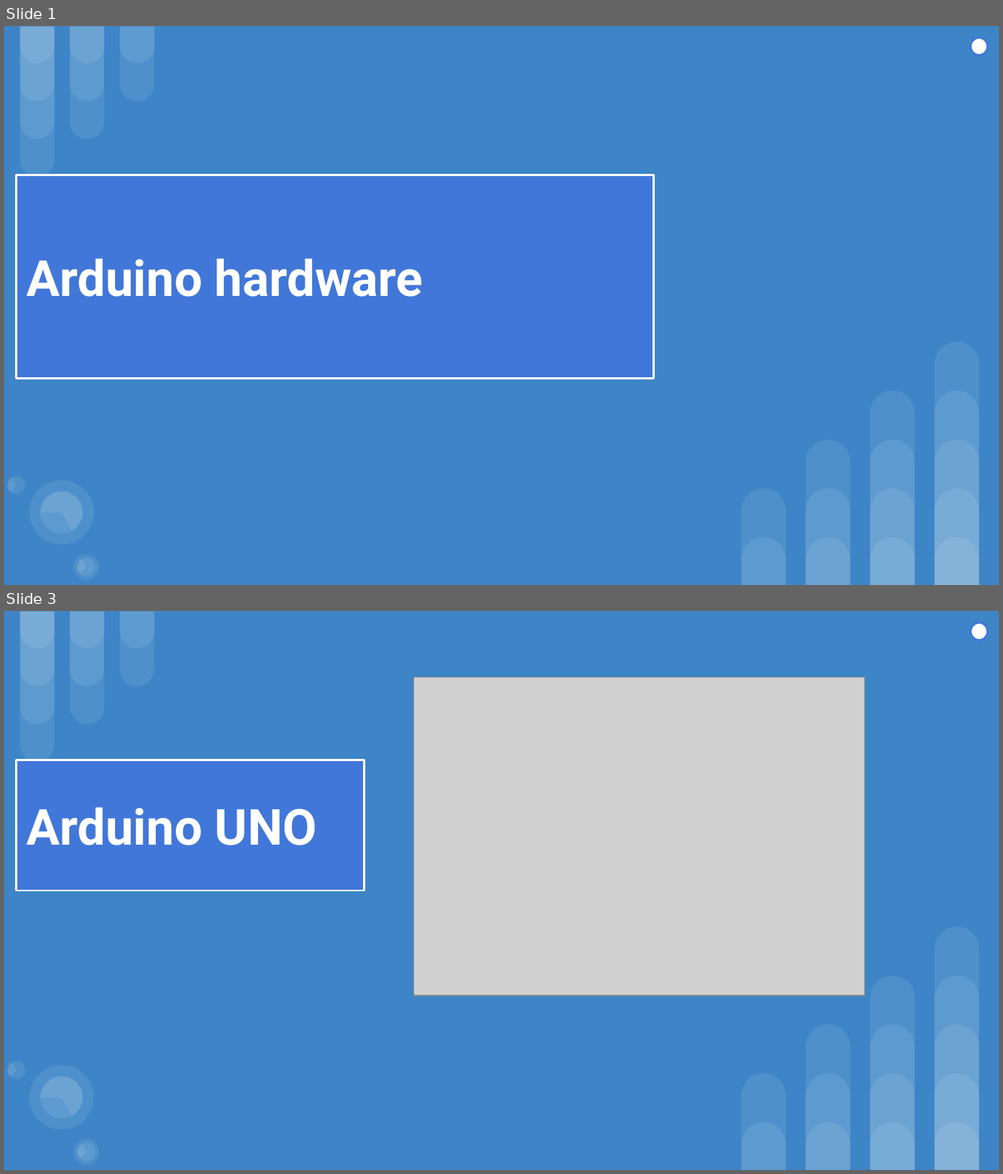
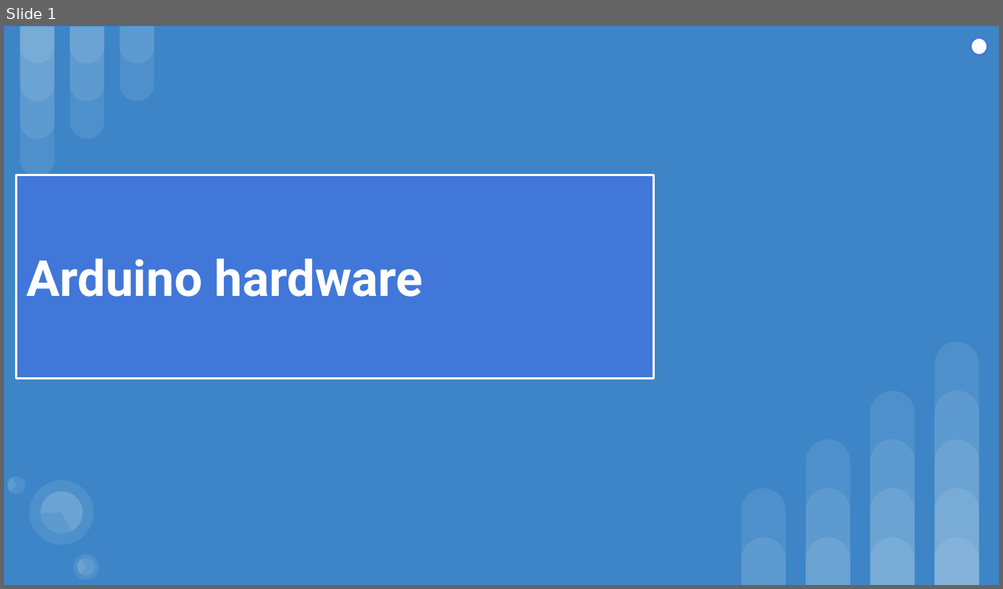
Before and after one commit to sajinamatya/Fake_news-classification, a slide deck: New.pptx. Shown one above the other, each under a label of ours: slides 1 and 3 before the commit, slide 1 after it; the slides between them are not shown. The pictures are 1003x1174 and 1003x589 pixels, drawn with LibreOffice and Linux fonts; fonts in the diff are those of the drawing; grey boxes stand for pictures. Boxes give left, top, right and bottom in pixels: in the first picture for what was removed or moved away, otherwise in the second. Text is boxed around its words. In the diff, an @@ line names an element or a change of style, - is before the commit and + after.

```diff
--- a/New.pptx
+++ b/New.pptx
@@ slide 3 removed at bbox=[4, 611, 999, 1170], background #3D85C6; not listed: 23 template elements that a slide beside it also shows @@
@@ ellipse removed at bbox=[970, 623, 987, 641] @@
@@ picture removed at bbox=[414, 677, 865, 996] @@
@@ title removed at bbox=[16, 760, 363, 891] @@
-Arduino UNO
@@ group removed at bbox=[5, 1053, 106, 1170]: 5 ellipses, 3 pie slice (boxed as its full ellipse)s @@
```
Also in this commit, not shown: 8 slides changed, 6 slides added.
